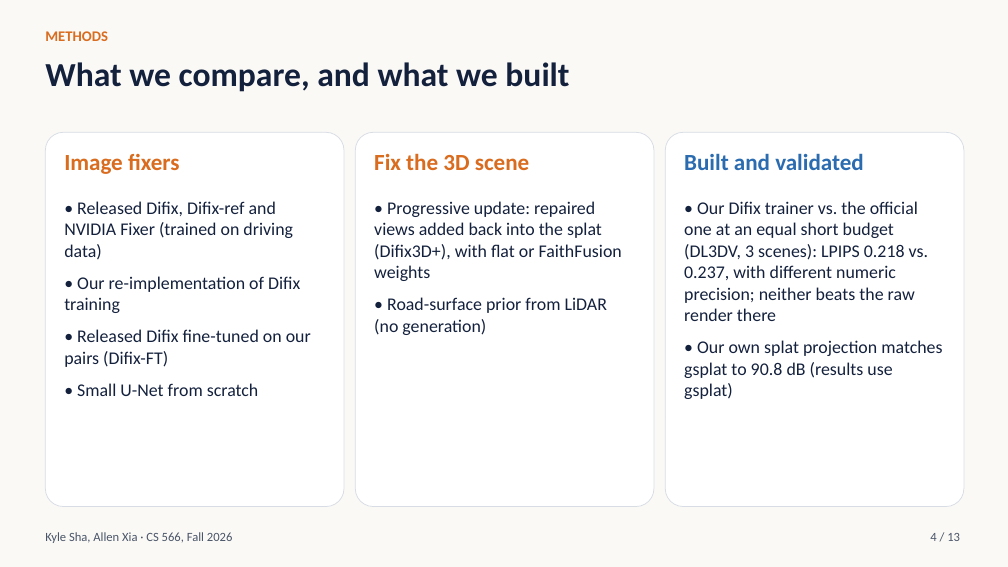
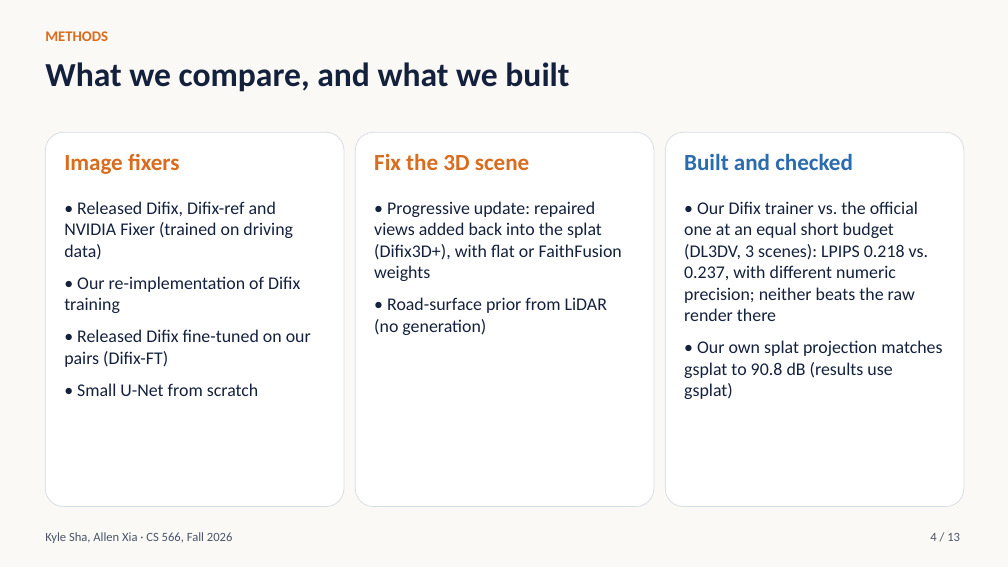
Before and after one commit to ksha23/cs566-drive-sim-trust, a slide deck: slide 4 of presentation/cs566_drive_sim_talk.pptx. Drawn at 1008x567 pixels with LibreOffice and Linux fonts; fonts in the diff are those of the drawing. Boxes give left, top, right and bottom in pixels: in the first picture for what was removed or moved away, otherwise in the second. Text is boxed around its words. In the diff, an @@ line names an element or a change of style, - is before the commit and + after.

```diff
--- a/presentation/cs566_drive_sim_talk.pptx
+++ b/presentation/cs566_drive_sim_talk.pptx
@@ text at <box>684,153,853,170</box>: text changed @@
-Built and validated
+Built and checked
```
Also in this commit, not shown: 1 other slide changed, 2 other files.
